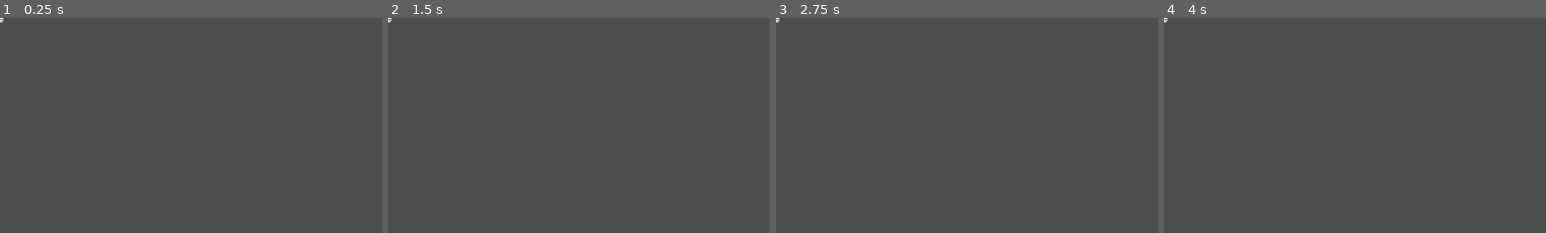
Above: before the commit, frames 1-4 (left to right).
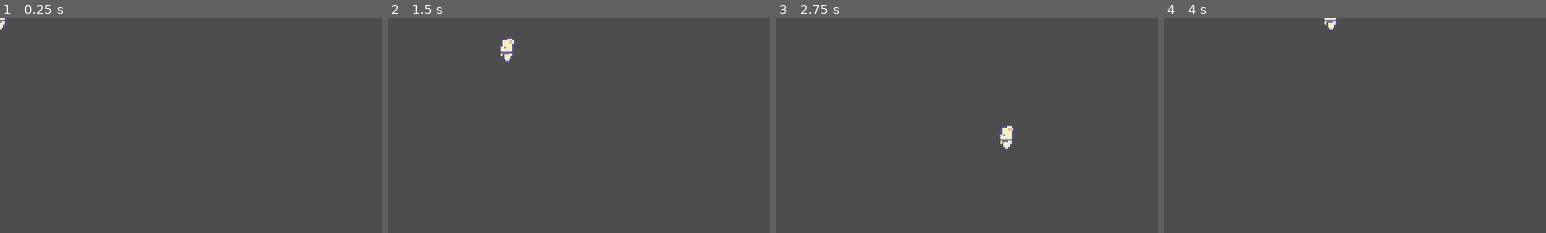
Above: after the commit, the same moments.

Repository: turkeygamer321/TSA-Video-Game
Game: Godot game, scene res://Characters/player_cat.tscn
Same seed, same stepped clock (60 frames per second), same inputs: the game is played once before the commit and once after it. Before the commit the project starts from res://Characters/node_2d.tscn.
Inputs:
- Up to frame 1 (0.25 s): no input
- Up to frame 2 (1.5 s): tap Enter at 0.5 s; hold D (right, bound only after the commit) 0.53-1.28 s; hold S (down, bound only after the commit) from 1.28 s (still down)
- Up to frame 3 (2.75 s): release S (down, bound only after the commit) at 2.03 s; hold D (right, bound only after the commit) from 2.03 s (still down)
- Up to frame 4 (4 s): release D (right, bound only after the commit) at 2.78 s; hold W (up, bound only after the commit) 2.78-3.53 s; tap Space at 3.5 s; hold A (left, bound only after the commit) from 3.53 s (still down)
The pictures show only the part of the screen within x 0-50%, y 0-50%; the shares and areas given below are measured in that part.
In our replay, the window is 799x449 before the commit and 800x450 after it. These sizes can differ from the game's own. Grey fills any space a smaller window leaves; there, only what the larger window draws over its background counts as a difference.

The runs differ from the first frame. In frame 1, less than 0.1% of the frame differs, in the area x 0-2%, y 0-6%; in frame 2, 0.4%; in frame 3, 0.4%, in the area x 0-63%, y 0-62%; in frame 4, 0.2%.

Commit message:
finished wasd movement and worked on animation for wasd movement

Diff:
--- a/Characters/node_2d.tscn
+++ /dev/null
@@ -1,10 +0,0 @@
-[gd_scene load_steps=2 format=3 uid="uid://bd0dm7nb7hh2w"]
-
-[ext_resource type="Texture2D" uid="uid://dvhw5rj8nwhdt" path="res://Art/Sprout Lands - Sprites - Basic pack/Characters/Basic Charakter Spritesheet.png" id="1_82278"]
-
-[node name="PlayerCat" type="CharacterBody2D"]
-
-[node name="Sprite2D" type="Sprite2D" parent="."]
-texture = ExtResource("1_82278")
-hframes = 4
-vframes = 4
--- /dev/null
+++ b/Characters/player_cat.gd
@@ -0,0 +1,16 @@
+extends CharacterBody2D
+
+@export var moves_speed : float = 100
+
+func _physics_process(_delta):
+	# Get input direction
+	var input_direction = Vector2(
+		Input.get_action_strength("right") - Input.get_action_strength("left"),
+		Input.get_action_strength("down") - Input.get_action_strength("up")
+	)
+
+	#Update velocity
+	velocity = input_direction * moves_speed
+
+	#Move and Slide function uses velocity of character body to move character on map
+	move_and_slide()
--- /dev/null
+++ b/Characters/player_cat.tscn
@@ -0,0 +1,263 @@
+[gd_scene load_steps=28 format=3 uid="uid://bd0dm7nb7hh2w"]
+
+[ext_resource type="Texture2D" uid="uid://dvhw5rj8nwhdt" path="res://Art/Sprout Lands - Sprites - Basic pack/Characters/Basic Charakter Spritesheet.png" id="1_82278"]
+[ext_resource type="Script" path="res://Characters/player_cat.gd" id="1_cfrpu"]
+
+[sub_resource type="RectangleShape2D" id="RectangleShape2D_kreog"]
+size = Vector2(10, 6)
+
+[sub_resource type="Animation" id="Animation_sod3s"]
+length = 0.001
+tracks/0/type = "value"
+tracks/0/imported = false
+tracks/0/enabled = true
+tracks/0/path = NodePath("Sprite2D:frame")
+tracks/0/interp = 1
+tracks/0/loop_wrap = true
+tracks/0/keys = {
+"times": PackedFloat32Array(0),
+"transitions": PackedFloat32Array(1),
+"update": 1,
+"values": [0]
+}
+
+[sub_resource type="Animation" id="Animation_1cql8"]
+resource_name = "idle_down"
+length = 0.4
+loop_mode = 1
+tracks/0/type = "value"
+tracks/0/imported = false
+tracks/0/enabled = true
+tracks/0/path = NodePath("Sprite2D:frame")
+tracks/0/interp = 1
+tracks/0/loop_wrap = true
+tracks/0/keys = {
+"times": PackedFloat32Array(0, 0.2),
+"transitions": PackedFloat32Array(1, 1),
+"update": 1,
+"values": [0, 1]
+}
+
+[sub_resource type="Animation" id="Animation_4fv1f"]
+resource_name = "idle_left"
+length = 0.4
+loop_mode = 1
+tracks/0/type = "value"
+tracks/0/imported = false
+tracks/0/enabled = true
+tracks/0/path = NodePath("Sprite2D:frame")
+tracks/0/interp = 1
+tracks/0/loop_wrap = true
+tracks/0/keys = {
+"times": PackedFloat32Array(0, 0.2),
+"transitions": PackedFloat32Array(1, 1),
+"update": 1,
+"values": [8, 9]
+}
+
+[sub_resource type="Animation" id="Animation_83ii2"]
+resource_name = "idle_right"
+length = 0.4
+loop_mode = 1
+tracks/0/type = "value"
+tracks/0/imported = false
+tracks/0/enabled = true
+tracks/0/path = NodePath("Sprite2D:frame")
+tracks/0/interp = 1
+tracks/0/loop_wrap = true
+tracks/0/keys = {
+"times": PackedFloat32Array(0, 0.2),
+"transitions": PackedFloat32Array(1, 1),
+"update": 1,
+"values": [12, 13]
+}
+
+[sub_resource type="Animation" id="Animation_iuv6n"]
+resource_name = "idle_up"
+length = 0.4
+loop_mode = 1
+tracks/0/type = "value"
+tracks/0/imported = false
+tracks/0/enabled = true
+tracks/0/path = NodePath("Sprite2D:frame")
+tracks/0/interp = 1
+tracks/0/loop_wrap = true
+tracks/0/keys = {
+"times": PackedFloat32Array(0, 0.2),
+"transitions": PackedFloat32Array(1, 1),
+"update": 1,
+"values": [4, 5]
+}
+
+[sub_resource type="Animation" id="Animation_wpqnr"]
+resource_name = "walk_down"
+length = 0.4
+loop_mode = 1
+tracks/0/type = "value"
+tracks/0/imported = false
+tracks/0/enabled = true
+tracks/0/path = NodePath("Sprite2D:frame")
+tracks/0/interp = 1
+tracks/0/loop_wrap = true
+tracks/0/keys = {
+"times": PackedFloat32Array(0, 0.2),
+"transitions": PackedFloat32Array(1, 1),
+"update": 1,
+"values": [2, 3]
+}
+
+[sub_resource type="Animation" id="Animation_xyd2t"]
+resource_name = "walk_left"
+length = 0.4
+loop_mode = 1
+tracks/0/type = "value"
+tracks/0/imported = false
+tracks/0/enabled = true
+tracks/0/path = NodePath("Sprite2D:frame")
+tracks/0/interp = 1
+tracks/0/loop_wrap = true
+tracks/0/keys = {
+"times": PackedFloat32Array(0, 0.2),
+"transitions": PackedFloat32Array(1, 1),
+"update": 1,
+"values": [10, 11]
+}
+
+[sub_resource type="Animation" id="Animation_xjb7i"]
+resource_name = "walk_right"
+length = 0.4
+loop_mode = 1
+tracks/0/type = "value"
+tracks/0/imported = false
+tracks/0/enabled = true
+tracks/0/path = NodePath("Sprite2D:frame")
+tracks/0/interp = 1
+tracks/0/loop_wrap = true
+tracks/0/keys = {
+"times": PackedFloat32Array(0, 0.2),
+"transitions": PackedFloat32Array(1, 1),
+"update": 1,
+"values": [14, 15]
+}
+
+[sub_resource type="Animation" id="Animation_osxqf"]
+resource_name = "walk_up"
+length = 0.4
+loop_mode = 1
+tracks/0/type = "value"
+tracks/0/imported = false
+tracks/0/enabled = true
+tracks/0/path = NodePath("Sprite2D:frame")
+tracks/0/interp = 1
+tracks/0/loop_wrap = true
+tracks/0/keys = {
+"times": PackedFloat32Array(0, 0.2),
+"transitions": PackedFloat32Array(1, 1),
+"update": 1,
+"values": [6, 7]
+}
+
+[sub_resource type="AnimationLibrary" id="AnimationLibrary_bsm5b"]
+_data = {
+"RESET": SubResource("Animation_sod3s"),
+"idle_down": SubResource("Animation_1cql8"),
+"idle_left": SubResource("Animation_4fv1f"),
+"idle_right": SubResource("Animation_83ii2"),
+"idle_up": SubResource("Animation_iuv6n"),
+"walk_down": SubResource("Animation_wpqnr"),
+"walk_left": SubResource("Animation_xyd2t"),
+"walk_right": SubResource("Animation_xjb7i"),
+"walk_up": SubResource("Animation_osxqf")
+}
+
+[sub_resource type="AnimationNodeAnimation" id="AnimationNodeAnimation_t3u5k"]
+animation = &"idle_down"
+
+[sub_resource type="AnimationNodeAnimation" id="AnimationNodeAnimation_oqoxy"]
+animation = &"idle_up"
+
+[sub_resource type="AnimationNodeAnimation" id="AnimationNodeAnimation_vbox7"]
+animation = &"idle_left"
+
+[sub_resource type="AnimationNodeAnimation" id="AnimationNodeAnimation_r2fut"]
+animation = &"idle_left"
+
+[sub_resource type="AnimationNodeBlendSpace2D" id="AnimationNodeBlendSpace2D_o8v7i"]
+blend_point_0/node = SubResource("AnimationNodeAnimation_t3u5k")
+blend_point_0/pos = Vector2(0, 1.1)
+blend_point_1/node = SubResource("AnimationNodeAnimation_oqoxy")
+blend_point_1/pos = Vector2(0, -1.1)
+blend_point_2/node = SubResource("AnimationNodeAnimation_vbox7")
+blend_point_2/pos = Vector2(-1, 0)
+blend_point_3/node = SubResource("AnimationNodeAnimation_r2fut")
+blend_point_3/pos = Vector2(1, 0)
+min_space = Vector2(-1, -1.1)
+max_space = Vector2(1, 1.1)
+
+[sub_resource type="AnimationNodeAnimation" id="AnimationNodeAnimation_bimwe"]
+animation = &"walk_down"
+
+[sub_resource type="AnimationNodeAnimation" id="AnimationNodeAnimation_jwio4"]
+animation = &"walk_up"
+
+[sub_resource type="AnimationNodeAnimation" id="AnimationNodeAnimation_0mjlu"]
+animation = &"idle_right"
+
+[sub_resource type="AnimationNodeAnimation" id="AnimationNodeAnimation_4fch1"]
+animation = &"walk_right"
+
+[sub_resource type="AnimationNodeBlendSpace2D" id="AnimationNodeBlendSpace2D_qm4wl"]
+blend_point_0/node = SubResource("AnimationNodeAnimation_bimwe")
+blend_point_0/pos = Vector2(0, 1.1)
+blend_point_1/node = SubResource("AnimationNodeAnimation_jwio4")
+blend_point_1/pos = Vector2(0, -1.1)
+blend_point_2/node = SubResource("AnimationNodeAnimation_0mjlu")
+blend_point_2/pos = Vector2(1, 0)
+blend_point_3/node = SubResource("AnimationNodeAnimation_4fch1")
+blend_point_3/pos = Vector2(-1, 0)
+min_space = Vector2(-1, -1.1)
+max_space = Vector2(1, 1.1)
+
+[sub_resource type="AnimationNodeStateMachineTransition" id="AnimationNodeStateMachineTransition_f02cq"]
+advance_mode = 0
+
+[sub_resource type="AnimationNodeStateMachineTransition" id="AnimationNodeStateMachineTransition_5347h"]
+advance_mode = 0
+
+[sub_resource type="AnimationNodeStateMachineTransition" id="AnimationNodeStateMachineTransition_t0q3l"]
+advance_mode = 2
+
+[sub_resource type="AnimationNodeStateMachine" id="AnimationNodeStateMachine_fvk5b"]
+states/Idle/node = SubResource("AnimationNodeBlendSpace2D_o8v7i")
+states/Idle/position = Vector2(330, 100)
+states/Walk/node = SubResource("AnimationNodeBlendSpace2D_qm4wl")
+states/Walk/position = Vector2(463, 100)
+transitions = ["Idle", "Walk", SubResource("AnimationNodeStateMachineTransition_f02cq"), "Walk", "Idle", SubResource("AnimationNodeStateMachineTransition_5347h"), "Start", "Idle", SubResource("AnimationNodeStateMachineTransition_t0q3l")]
+
+[node name="PlayerCat" type="CharacterBody2D"]
+script = ExtResource("1_cfrpu")
+
+[node name="Sprite2D" type="Sprite2D" parent="."]
+texture = ExtResource("1_82278")
+hframes = 4
+vframes = 4
+
+[node name="CollisionShape2D" type="CollisionShape2D" parent="."]
+position = Vector2(0, 5.23497)
+scale = Vector2(1, 0.989978)
+shape = SubResource("RectangleShape2D_kreog")
+
+[node name="AnimationPlayer" type="AnimationPlayer" parent="."]
+libraries = {
+"": SubResource("AnimationLibrary_bsm5b")
+}
+
+[node name="AnimationTree" type="AnimationTree" parent="."]
+libraries = {
+"": SubResource("AnimationLibrary_bsm5b")
+}
+tree_root = SubResource("AnimationNodeStateMachine_fvk5b")
+advance_expression_base_node = NodePath("../AnimationPlayer")
+anim_player = NodePath("../AnimationPlayer")
+parameters/Idle/blend_position = Vector2(-0.00265723, 0.0140127)
+parameters/Walk/blend_position = Vector2(-0.339238, -0.026455)
--- /dev/null
+++ b/Level/game_level.tscn
@@ -0,0 +1,8 @@
+[gd_scene load_steps=2 format=3 uid="uid://2fxnr6dqccrg"]
+
+[ext_resource type="PackedScene" uid="uid://bd0dm7nb7hh2w" path="res://Characters/player_cat.tscn" id="1_iusfu"]
+
+[node name="GameLevel" type="Node2D"]
+
+[node name="PlayerCat" parent="." instance=ExtResource("1_iusfu")]
+position = Vector2(163, 106)
--- a/Level/node_2d.tscn
+++ /dev/null
@@ -1,3 +0,0 @@
-[gd_scene format=3 uid="uid://2fxnr6dqccrg"]
-
-[node name="GameLevel" type="Node2D"]
--- a/project.godot
+++ b/project.godot
@@ -11,8 +11,39 @@
 [application]
 
 config/name="RichlandTSA"
-run/main_scene="res://Characters/node_2d.tscn"
+run/main_scene="res://Characters/player_cat.tscn"
 config/features=PackedStringArray("4.2", "Forward Plus")
+
+[display]
+
+window/size/viewport_width=1920
+window/size/viewport_height=1080
+window/size/mode=3
+window/stretch/mode="canvas_items"
+window/stretch/scale=4.0
+
+[input]
+
+right={
+"deadzone": 0.5,
+"events": [Object(InputEventKey,"resource_local_to_scene":false,"resource_name":"","device":-1,"window_id":0,"alt_pressed":false,"shift_pressed":false,"ctrl_pressed":false,"meta_pressed":false,"pressed":false,"keycode":0,"physical_keycode":68,"key_label":0,"unicode":100,"echo":false,"script":null)
+]
+}
+left={
+"deadzone": 0.5,
+"events": [Object(InputEventKey,"resource_local_to_scene":false,"resource_name":"","device":-1,"window_id":0,"alt_pressed":false,"shift_pressed":false,"ctrl_pressed":false,"meta_pressed":false,"pressed":false,"keycode":0,"physical_keycode":65,"key_label":0,"unicode":97,"echo":false,"script":null)
+]
+}
+down={
+"deadzone": 0.5,
+"events": [Object(InputEventKey,"resource_local_to_scene":false,"resource_name":"","device":-1,"window_id":0,"alt_pressed":false,"shift_pressed":false,"ctrl_pressed":false,"meta_pressed":false,"pressed":false,"keycode":0,"physical_keycode":83,"key_label":0,"unicode":115,"echo":false,"script":null)
+]
+}
+up={
+"deadzone": 0.5,
+"events": [Object(InputEventKey,"resource_local_to_scene":false,"resource_name":"","device":-1,"window_id":0,"alt_pressed":false,"shift_pressed":false,"ctrl_pressed":false,"meta_pressed":false,"pressed":false,"keycode":0,"physical_keycode":87,"key_label":0,"unicode":119,"echo":false,"script":null)
+]
+}
 
 [rendering]
 
